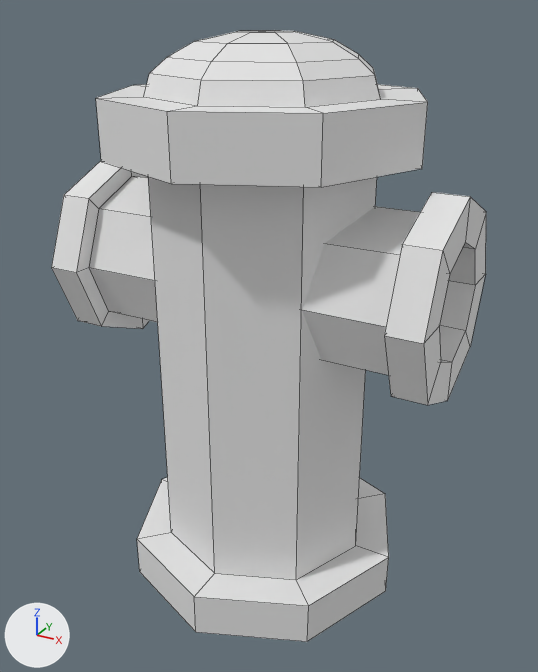
A saved change to the Blender file Axolotl_Runer/Assets/Art/3D Model/TomaDeAgua.blend.
Rendered twice from a 50 mm camera at (0.892, -1.605, 1.512) aimed at (0.011, -0.004, 0.712). Arrows for +X, +Y and +Z are at lower left; the lights stay in place. The picture after the commit comes second. Mesh edges are drawn as thin lines.
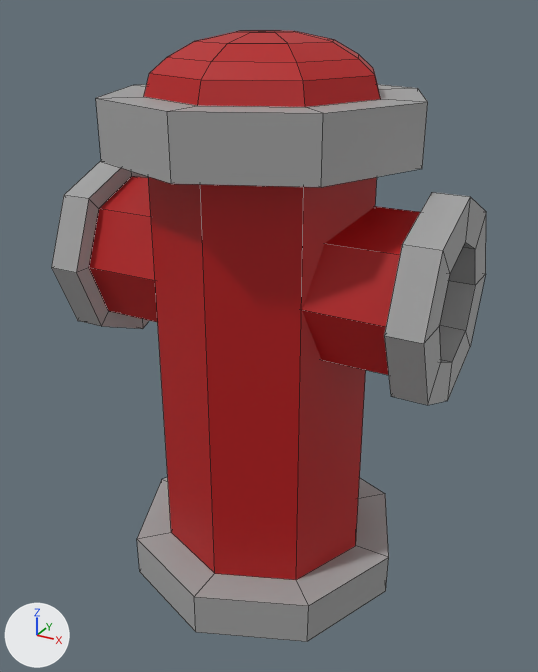
The change, as a list of edits to the scene's bpy script:
```text
Add mat_material_002:
    mat_material_002 = principled_material('Material.002')
    mat_material_002.base_color = (0.371, 0.371, 0.371)  # grey #a4a4a4
Add mat_material_001:
    mat_material_001 = principled_material('Material.001')
    mat_material_001.base_color = (0.468, 0.00541, 0.00659)  # red #b61113
Change me_circle:
    where me_circle.from_pydata(...)  # 89 vertices, 84 faces; spans x -0.391..0.392, y -0.392..0.392, z 0.0..1.465
    used by ob_circle; location = (0.0, 0.0, 0.0)
    me_circle part 1: all 44 faces centred in x -0.245..0.246, y -0.246..0.246, z 0.656..1.465 switch from no material to mat_material_001 (red #b61113)
    me_circle part 2: all 24 faces centred in x -0.334..0.335, y -0.335..0.335, z 1.191..1.331 switch from no material to mat_material_002 (grey #a4a4a4)
    me_circle part 3: all 16 faces centred in x -0.33..0.33, y -0.33..0.33, z 0.06..0.121 switch from no material to mat_material_002 (grey #a4a4a4)
Change me_circle_001:
    where me_circle_001.from_pydata(...)  # 98 vertices, 88 faces; spans x -2.48..2.48, y -1.23..1.23, z 3.18..5.64
    used by ob_circle_001; location = (0.0, 0.0, 0.0); scale = (0.202, 0.202, 0.202)
    me_circle_001 part 4: all 16 faces centred in x -1.4..1.4, y -0.85..0.85, z 3.56..5.26 switch from no material to mat_material_001 (red #b61113)
    me_circle_001 part 5: all 36 faces centred in x -2.48..-2.06, y -1.05..1.05, z 3.36..5.46 switch from no material to mat_material_002 (grey #a4a4a4)
    me_circle_001 part 6: all 36 faces centred in x 2.06..2.48, y -1.05..1.05, z 3.36..5.46 switch from no material to mat_material_002 (grey #a4a4a4)
```

Location of each change, [x1, y1, x2, y2] in pixels of the pictures (538 x 672 px):
part 1 of me_circle, recoloured (white to red): [144, 30, 381, 580] in both
part 2 of me_circle, recoloured (white to grey): [96, 84, 428, 187] in both
part 3 of me_circle, recoloured (white to grey): [137, 477, 389, 642] in both
part 4 of me_circle_001, recoloured (white to red): [89, 176, 420, 375] in both
part 5 of me_circle_001, recoloured (white to grey): [51, 161, 149, 329] in both
part 6 of me_circle_001, recoloured (white to grey): [384, 192, 486, 405] in both
